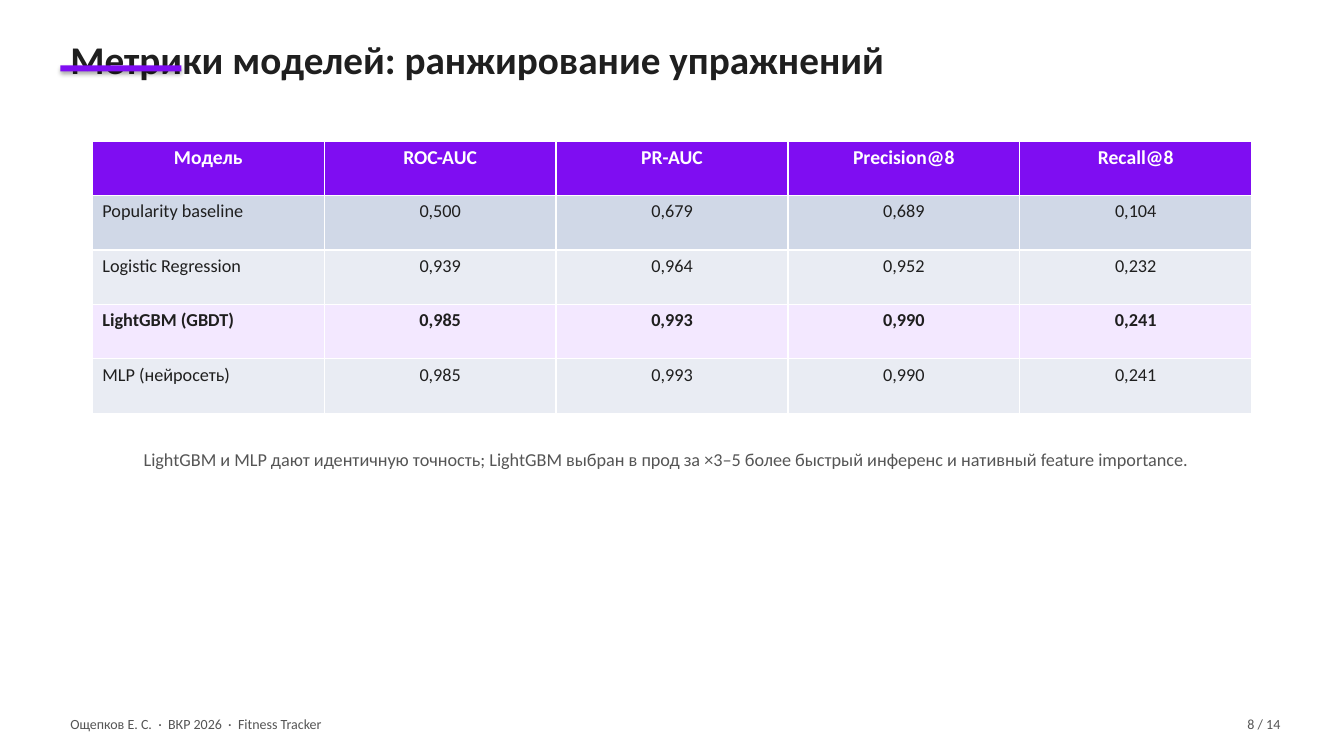
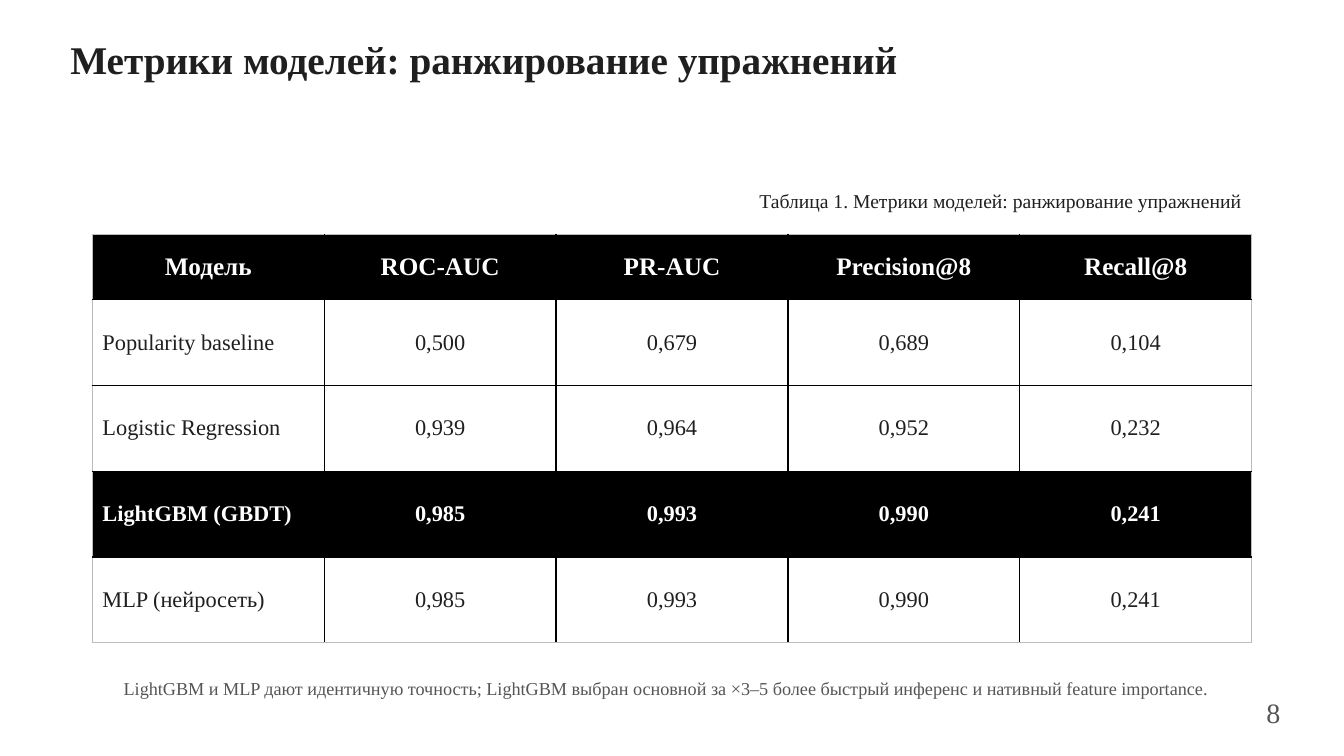
Before and after one commit to geox55/fitness-tracker, a slide deck: slide 8 of docs/thesis/presentation-egor.pptx. Drawn at 1344x756 pixels with LibreOffice and Linux fonts; fonts in the diff are those of the drawing. Boxes give left, top, right and bottom in pixels: in the first picture for what was removed or moved away, otherwise in the second. Text is boxed around its words. In the diff, an @@ line names an element or a change of style, - is before the commit and + after.

```diff
--- a/docs/thesis/presentation-egor.pptx
+++ b/docs/thesis/presentation-egor.pptx
@@ text "Метрики моделей: ранжирование упражнений" at (70, 47, 897, 81): font Calibri to Times New Roman @@
@@ rectangle removed at (60, 66, 181, 72) @@
@@ text added at (759, 194, 1241, 213), 14 pt, text #1F1F1F @@
+Таблица 1. Метрики моделей: ранжирование упражнений
@@ table at (93, 235, 1252, 643) @@
@@ fill #7F0DF2 to #000000 in row 1 @@
@@ fill #D0D8E8 to #FFFFFF in row 2 @@
@@ fill #E9EDF4 to #FFFFFF in 10 cells @@
@@ fill #F3E8FF to #000000 in row 4 @@
@@ size 14 to 18 pt in "Модель", "ROC-AUC", "PR-AUC", "Precision@8" and 1 more places @@
@@ font Calibri to Times New Roman @@
@@ size 13 to 16 pt in "Popularity baseline", "0,500", "0,679", "0,689" and 16 more places @@
@@ text colour #1F1F1F to #FFFFFF in "LightGBM (GBDT)", "0,985", "0,993", "0,990" and 1 more places @@
@@ borders changed @@
@@ table: place and size @@
-table at (93, 141, 1252, 413)
+table at (93, 235, 1252, 643)
@@ text at (124, 682, 1207, 699): text changed; font Calibri to Times New Roman @@
-LightGBM и MLP дают идентичную точность; LightGBM выбран в прод за ×3–5 более быстрый инференс и нативный feature importance.
+LightGBM и MLP дают идентичную точность; LightGBM выбран основной за ×3–5 более быстрый инференс и нативный feature importance.
@@ text removed at (70, 719, 322, 731) @@
-Ощепков Е. С. · ВКР 2026 · Fitness Tracker
@@ text at (1266, 704, 1280, 724): text changed; size 10 to 20 pt; font Calibri to Times New Roman @@
-8 / 14
+8
```
Also in this commit, not shown: 13 other slides changed, 14 other files.
